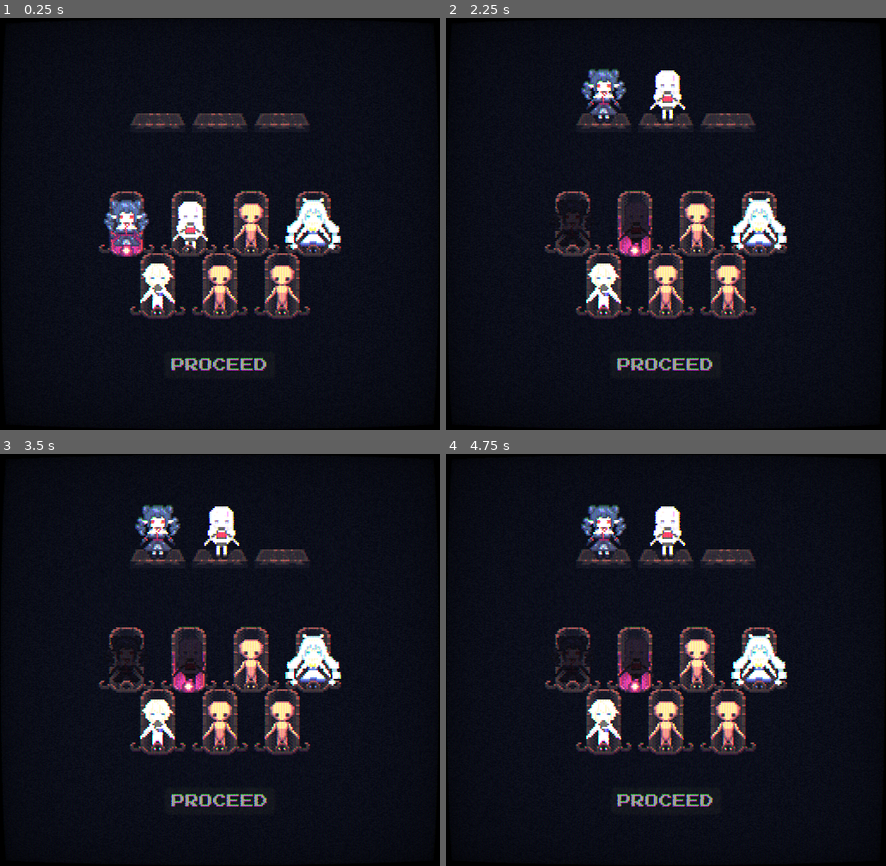
Above: before the commit, frames 1-4 (two rows, left to right).
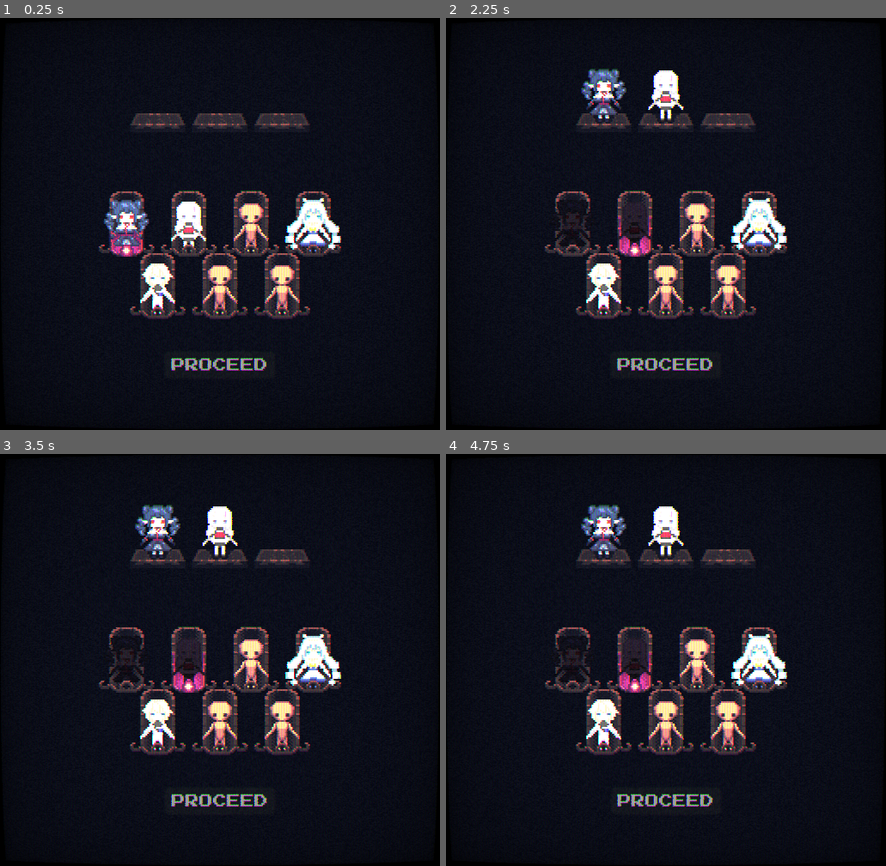
Above: after the commit, the same moments.

Repository: JCoMcL/pj10
Game: Godot game, scene res://main.tscn
Two runs of this game, one before a commit and one after it. Both use one fixed random seed, a clock stepped at 60 frames per second and the inputs below.
Inputs (mouse positions are in pixels of both pictures, inside the frame that each line leads up to):
- Up to frame 1 (0.25 s): no input
- Up to frame 2 (2.25 s): tap Enter (ui_accept) at 0.5, 0.77 s; move the mouse to (762, 203) at 0.52 s; hold D (right) 0.53-1.25 s; hold Backspace (bomb) 0.53-1.25 s; click (762, 203) at 0.67 s; drag from (578, 244) to (644, 306) at 1.27 s; move the mouse to (710, 133) at 2.02 s; hold D (right) from 2.03 s (still down); hold Space (fire) from 2.03 s (still down)
- Up to frame 3 (3.5 s): release D (right) at 2.75 s; release Space (fire) at 2.75 s; drag from (198, 742) to (88, 598) at 2.77 s
- Up to frame 4 (4.75 s): move the mouse to (798, 721) at 3.52 s; hold A (left) 3.53-4.25 s; hold Backspace (bomb) 3.53-4.25 s; tap Enter (ui_accept) at 3.77 s; drag from (534, 598) to (666, 676) at 4.27 s

The runs differ from the first frame. In frame 1, 0.3% of the frame differs, in the area x 38-48%, y 44-57%; in frame 2, 0.5%; in frame 3, 0.5%, in the area x 38-55%, y 12-56%; in frame 4, 0.5%.

Commit message:
give ember's attack a bit more punch

Diff:
--- /dev/null
+++ b/units/behaviours/accelerate.gd
@@ -0,0 +1,14 @@
+class_name Accelerate
+extends Inertial
+
+@export var acceleration: = 10
+@export var target_speed: = 240
+@export var initial_speed: = 0
+
+func _initialize(u: Unit):
+	if initial_speed:
+		u.velocity = u.direction * initial_speed
+
+func _process(u: Unit, delta: float):
+	u.velocity = u.velocity.move_toward(u.direction * target_speed, acceleration * delta)
+	super(u, delta)
--- a/units/character_sprite.gd
+++ b/units/character_sprite.gd
@@ -15,11 +15,17 @@
 @export var random_hflip = false
 @export var random_vflip = false
 
+@export_tool_button("refresh") var f = reset
+
 @onready var unit: Unit = get_parent()
 
 func randomize_sprite():
-	assert(randomize_frames)
-	frame = range(speed_frames, speed_frames + randomize_frames).pick_random()
+	if randomize_frames:
+		frame = range(speed_frames, speed_frames + randomize_frames).pick_random()
+	if random_hflip:
+		flip_h = randf() > 0.5
+	if random_vflip:
+		flip_v = randf() > 0.5
 
 func set_speed_frame(delta: float):
 	assert(speed_frames > 1)
@@ -53,21 +59,21 @@
 	for c in cumers:
 		c.add(delta)
 
+func reset() -> void:
+	cumers.clear()
+	if is_node_ready():
+		_ready()
+
 func _ready() -> void:
-	if randomize_frames:
-		randomize_sprite()
-		if randomize_rate > 0:
-			cumers.append(Cumer.new(randomize_rate, randomize_sprite))
+	randomize_sprite()
+	if randomize_rate > 0:
+		cumers.append(Cumer.new(randomize_rate, randomize_sprite))
 	if animation_frames and animation_rate > 0:
 		cumers.append(Cumer.new(animation_rate, advance_animation))
 	if strobe_rate:
 		cumers.append(Cumer.new(strobe_rate, strobe))
 	if damage_frames and not Engine.is_editor_hint():
 		unit.hit.connect(advance_damage)
-	if random_hflip:
-		flip_h = randf() > 0.5
-	if random_vflip:
-		flip_v = randf() > 0.5
 
 func _get_configuration_warnings() -> PackedStringArray:
 	var out = []
--- a/units/players/ember.tscn
+++ b/units/players/ember.tscn
@@ -8,7 +8,7 @@
 [sub_resource type="AtlasTexture" id="AtlasTexture_5p1ay"]
 resource_local_to_scene = true
 atlas = ExtResource("2_syuq8")
-region = Rect2(0, 0, 32, 32)
+region = Rect2(1, 0, 32, 32)
 script = ExtResource("3_wmb35")
 metadata/_custom_type_script = "uid://uwfp0rlcq3cy"
 
@@ -19,3 +19,4 @@
 
 [node name="Shoota" parent="." index="2"]
 ammo = ExtResource("4_syuq8")
+shoot_sfx = &"flare"
--- a/units/weapons/_bullet.tscn
+++ b/units/weapons/_bullet.tscn
@@ -4,7 +4,7 @@
 [ext_resource type="Script" uid="uid://kbo7yeuuwhwa" path="res://units/behaviours/behaviour.gd" id="2_jqm6u"]
 [ext_resource type="Script" uid="uid://5vc4lge53ga2" path="res://units/behaviours/missile.gd" id="3_gvlvk"]
 [ext_resource type="Script" uid="uid://32qn5elehj72" path="res://units/behaviours/deadly.gd" id="4_tluh8"]
-[ext_resource type="Texture2D" uid="uid://bbftup6gnvbeo" path="res://units/weapons/bullet.png" id="5_r7xm8"]
+[ext_resource type="Texture2D" uid="uid://da7ep115w0rqx" path="res://units/weapons/ammunition.png" id="5_r7xm8"]
 
 [sub_resource type="Resource" id="Resource_h0pa3"]
 script = ExtResource("3_gvlvk")
--- a/units/weapons/flare.tscn
+++ b/units/weapons/flare.tscn
@@ -1,26 +1,51 @@
-[gd_scene load_steps=5 format=3 uid="uid://beqk5wfnbn6hv"]
+[gd_scene load_steps=11 format=3 uid="uid://beqk5wfnbn6hv"]
 
 [ext_resource type="PackedScene" uid="uid://cglfd6h0f8dxb" path="res://units/weapons/_bullet.tscn" id="1_fyeyr"]
 [ext_resource type="Texture2D" uid="uid://da7ep115w0rqx" path="res://units/weapons/ammunition.png" id="2_4ou4y"]
+[ext_resource type="Script" uid="uid://kbo7yeuuwhwa" path="res://units/behaviours/behaviour.gd" id="2_gg0jp"]
 [ext_resource type="Script" uid="uid://blu1c4kvb2ite" path="res://units/character_sprite.gd" id="3_g0c4h"]
+[ext_resource type="Script" uid="uid://rqhke1r2xrwp" path="res://units/behaviours/accelerate.gd" id="4_gg0jp"]
+[ext_resource type="Script" uid="uid://32qn5elehj72" path="res://units/behaviours/deadly.gd" id="4_gyp0y"]
 
-[sub_resource type="AtlasTexture" id="AtlasTexture_gg0jp"]
+[sub_resource type="Resource" id="Resource_sidca"]
+script = ExtResource("4_gyp0y")
+ignore_layers = 0
+damage = 2
+take_damage = 1
+play_area_bounded = false
+metadata/_custom_type_script = "uid://32qn5elehj72"
+
+[sub_resource type="Resource" id="Resource_4f7oy"]
+script = ExtResource("4_gg0jp")
+acceleration = 800
+target_speed = 600
+initial_speed = 100
+drag = 0
+randomize_drag = 0.0
+play_area_bounded = false
+metadata/_custom_type_script = "uid://rqhke1r2xrwp"
+
+[sub_resource type="AtlasTexture" id="AtlasTexture_fyeyr"]
 atlas = ExtResource("2_4ou4y")
-region = Rect2(15, 15, 17, 17)
+region = Rect2(80, 0, 16, 32)
+
+[sub_resource type="RectangleShape2D" id="RectangleShape2D_4ou4y"]
+size = Vector2(4, 4)
 
 [node name="Bullet" instance=ExtResource("1_fyeyr")]
+hit_sfx = "flerr"
+behaviours = Array[ExtResource("2_gg0jp")]([SubResource("Resource_sidca"), SubResource("Resource_4f7oy")])
 
 [node name="Sprite2D" parent="." index="0"]
-position = Vector2(-1, 0)
-texture = SubResource("AtlasTexture_gg0jp")
-flip_h = true
-hframes = 2
-vframes = 2
+texture = SubResource("AtlasTexture_fyeyr")
+offset = Vector2(0, 14)
+hframes = 4
 script = ExtResource("3_g0c4h")
-animation_frames = 4
-animation_rate = 7
-strobe_rate = 20
+randomize_rate = 20
+speed_frames = 3
+speed_start = 100.0
+speed_end = 800.0
 random_hflip = true
 
 [node name="CollisionShape2D" parent="." index="1"]
-position = Vector2(0, 1.25)
+shape = SubResource("RectangleShape2D_4ou4y")
--- a/units/weapons/orbthrower.tscn
+++ b/units/weapons/orbthrower.tscn
@@ -1,15 +1,8 @@
-[gd_scene load_steps=4 format=3 uid="uid://d0obuqv1tvpeb"]
+[gd_scene load_steps=3 format=3 uid="uid://d0obuqv1tvpeb"]
 
 [ext_resource type="Script" uid="uid://b8bccgwrucbgf" path="res://units/weapons/orbthrower.gd" id="1_r2ru5"]
-[ext_resource type="Texture2D" uid="uid://bbftup6gnvbeo" path="res://units/weapons/bullet.png" id="2_l8xvk"]
-
-[sub_resource type="AtlasTexture" id="AtlasTexture_od855"]
-atlas = ExtResource("2_l8xvk")
-region = Rect2(3, 0, 8, 8)
+[ext_resource type="PackedScene" uid="uid://bcexupn4fuc53" path="res://units/weapons/orb.tscn" id="2_r2ru5"]
 
 [node name="Shoota" type="Node2D"]
 script = ExtResource("1_r2ru5")
-metadata/_custom_type_script = "uid://ce7e3p4ngb0rc"
-
-[node name="Sprite2D" type="Sprite2D" parent="."]
-texture = SubResource("AtlasTexture_od855")
+ammo = ExtResource("2_r2ru5")
--- a/units/weapons/sparkle.tscn
+++ b/units/weapons/sparkle.tscn
@@ -45,7 +45,6 @@
 [node name="Sprite2D" parent="." index="0"]
 texture = SubResource("AtlasTexture_wvrs6")
 vframes = 4
-frame = 1
 script = ExtResource("7_wgomp")
 animation_rate = null
 randomize_frames = 4
--- a/units/weapons/star.tscn
+++ b/units/weapons/star.tscn
@@ -36,6 +36,7 @@
 texture = SubResource("AtlasTexture_ao3mq")
 hframes = 2
 vframes = 2
+frame = 3
 script = ExtResource("7_cngue")
 animation_rate = null
 randomize_frames = 4
Not shown, added: units/behaviours/accelerate.gd.uid
Binary file changed: units/weapons/ammunition.aseprite
Binary file changed: units/weapons/ammunition.png
Binary file removed: units/weapons/bullet.png
Not shown, removed: units/weapons/bullet.png.import
